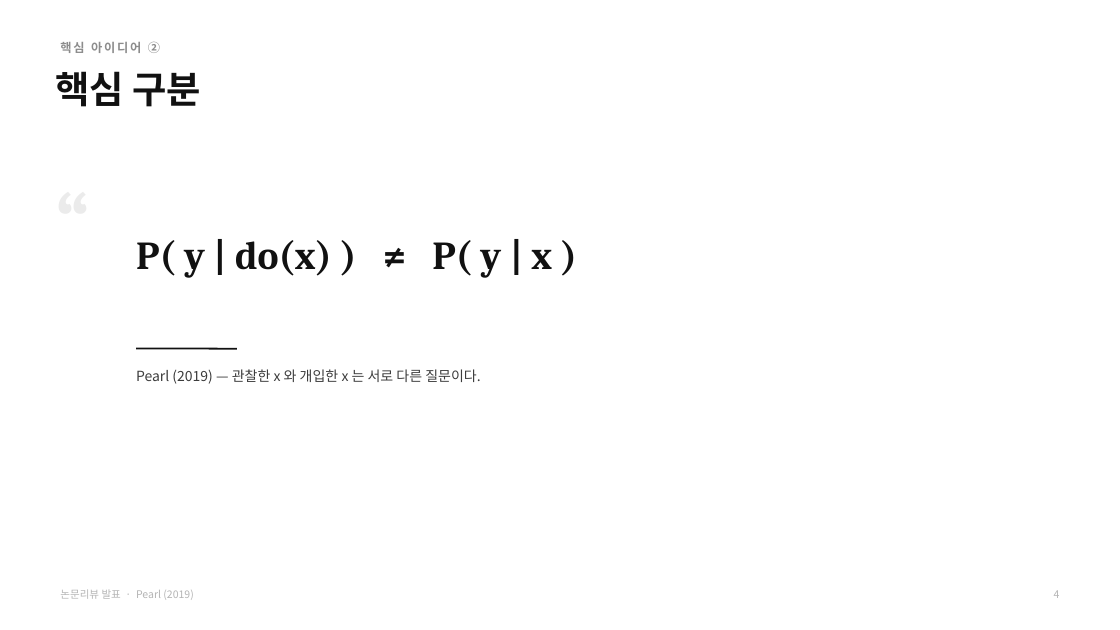
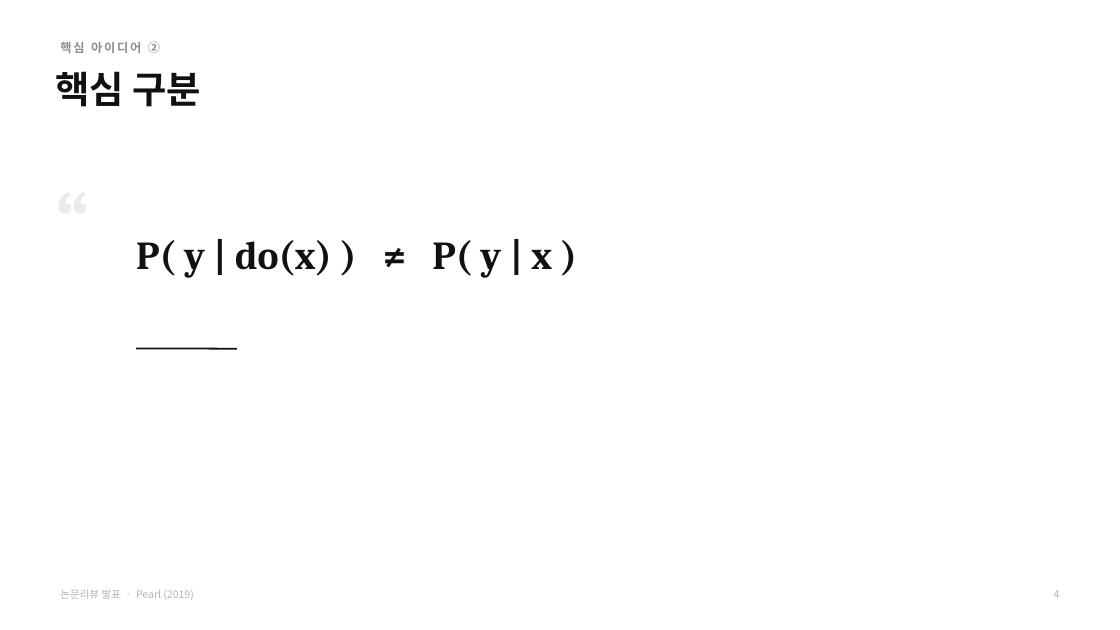
Before and after one commit to HUFS-DAT/dat-datasets, a slide deck: slide 9 of submissions/8기/CREDIT/Credit_논문리뷰.pptx (slide 5 before the commit). Drawn at 1120x630 pixels with LibreOffice and Linux fonts; fonts in the diff are those of the drawing. Boxes give left, top, right and bottom in pixels: in the first picture for what was removed or moved away, otherwise in the second. Text is boxed around its words. In the diff, an @@ line names an element or a change of style, - is before the commit and + after.

```diff
--- a/submissions/8기/CREDIT/Credit_논문리뷰.pptx
+++ b/submissions/8기/CREDIT/Credit_논문리뷰.pptx
@@ text removed at (x1=136, y1=369, x2=481, y2=384) @@
-Pearl (2019) — 관찰한 x 와 개입한 x 는 서로 다른 질문이다.
```
Also in this commit, not shown: 8 other slides changed, 2 slides added, 5 slides removed.
